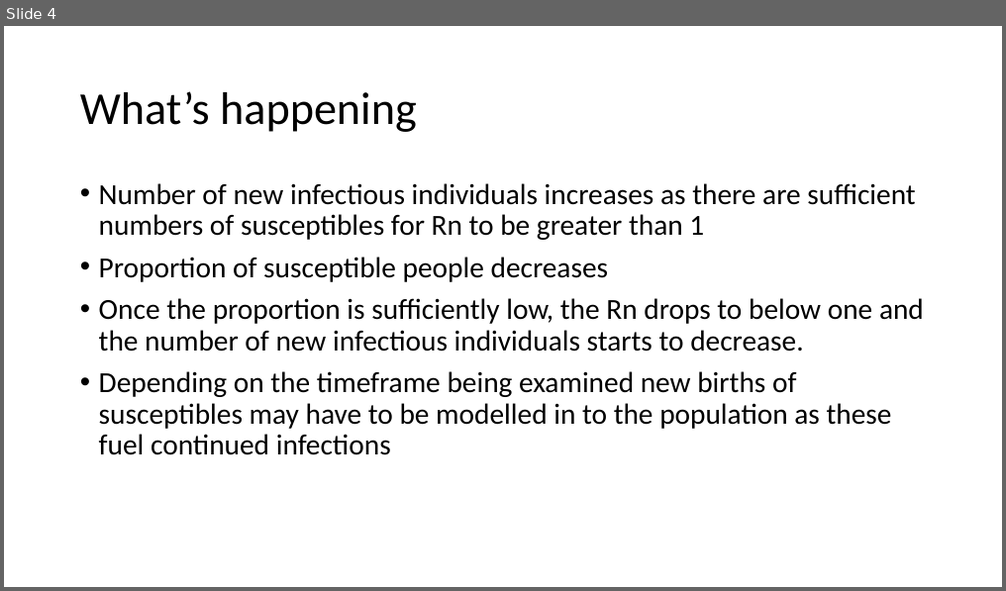
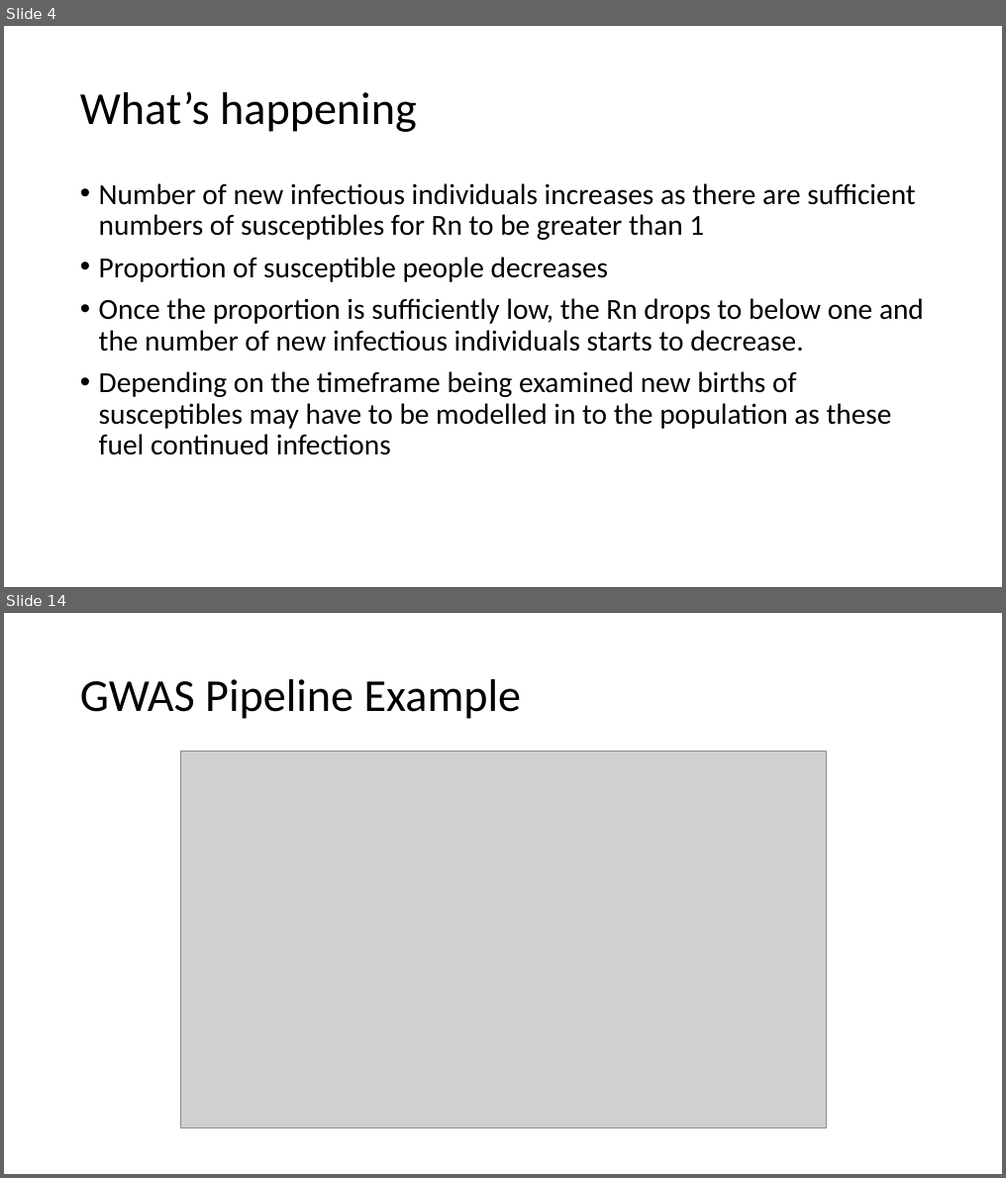
Before and after one commit to CJGRobins/R_Teaching, a slide deck: Session 8/Session 8.pptx. Shown one above the other, each under a label of ours: slide 4 before the commit, slides 4 and 14 after it; the slides between them are not shown. The pictures are 1006x591 and 1006x1178 pixels, drawn with LibreOffice and Linux fonts; fonts in the diff are those of the drawing; grey boxes stand for pictures. Boxes give left, top, right and bottom in pixels: in the first picture for what was removed or moved away, otherwise in the second. Text is boxed around its words. In the diff, an @@ line names an element or a change of style, - is before the commit and + after.

```diff
--- a/Session 8/Session 8.pptx
+++ b/Session 8/Session 8.pptx
@@ slide 14 added at [4, 613, 1002, 1174], background #FFFFFF @@
@@ title added at [80, 679, 522, 719], 44 pt, text #000000 @@
+GWAS Pipeline Example
@@ picture added at [180, 752, 826, 1129] @@
```
Also in this commit, not shown: 1 slide changed, 13 other slides added, 6 slides removed.
